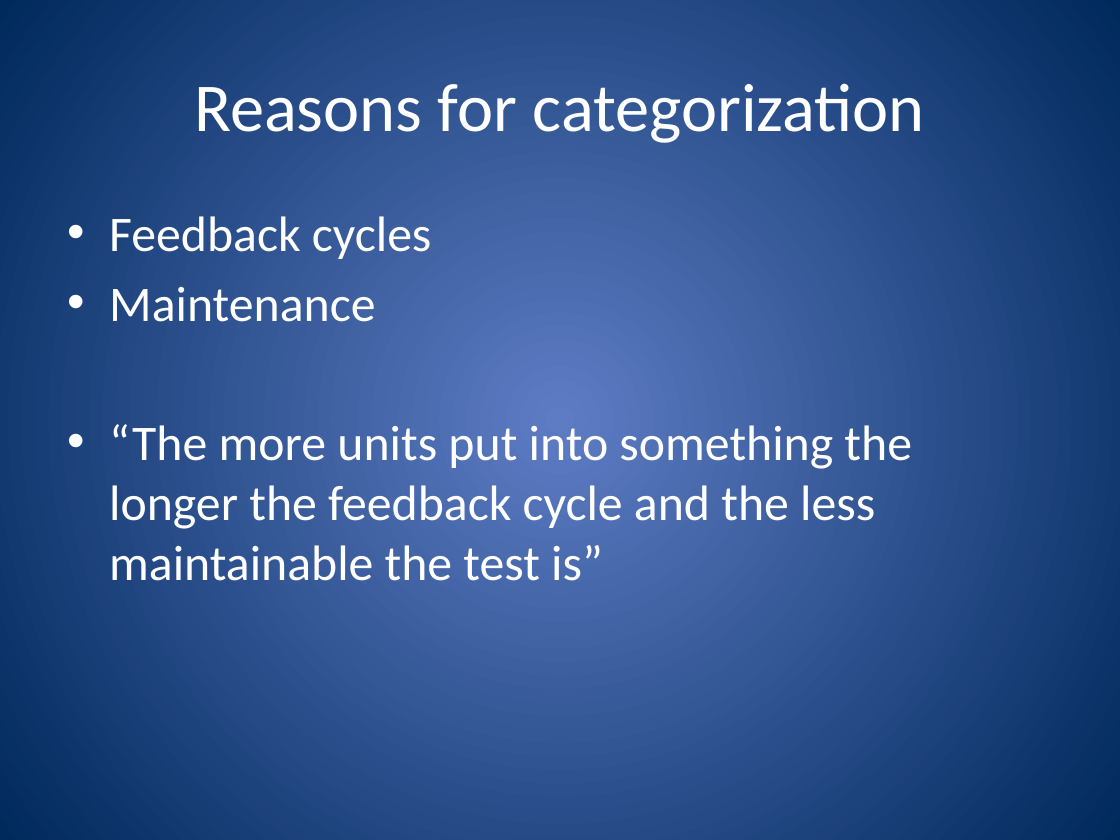
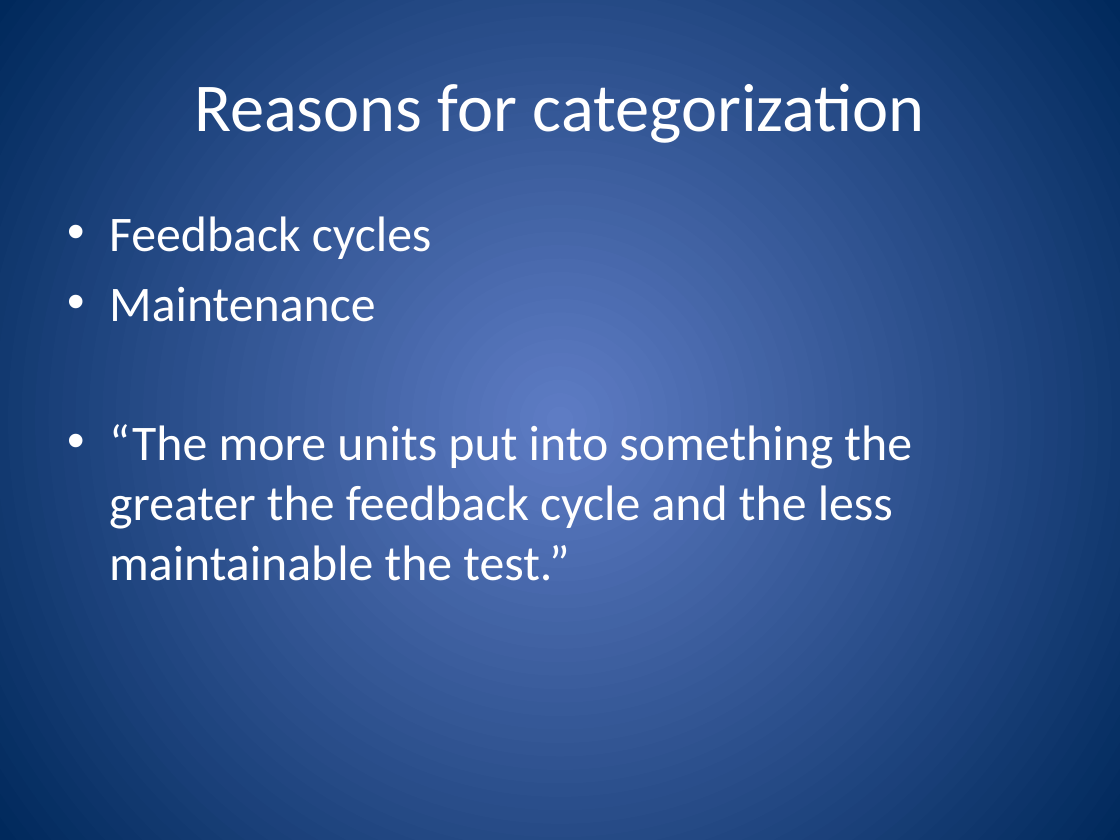
Before and after one commit to ferventcoder/presentations, a slide deck: slide 15 of dotNet/powershellbdd/AutomatedTestingForPowerShell.pptx (slide 16 before the commit). Drawn at 1120x840 pixels with LibreOffice and Linux fonts; fonts in the diff are those of the drawing. Boxes give left, top, right and bottom in pixels: in the first picture for what was removed or moved away, otherwise in the second. Text is boxed around its words. In the diff, an @@ line names an element or a change of style, - is before the commit and + after.

```diff
--- a/dotNet/powershellbdd/AutomatedTestingForPowerShell.pptx
+++ b/dotNet/powershellbdd/AutomatedTestingForPowerShell.pptx
@@ text at <box>109,424,912,581</box>: text changed @@
-• “The more units put into something the longer the feedback cycle and the less maintainable the test is”
+• “The more units put into something the greater the feedback cycle and the less maintainable the test.”
```
Also in this commit, not shown: 6 other slides changed, 12 slides added, 1 slide removed.
